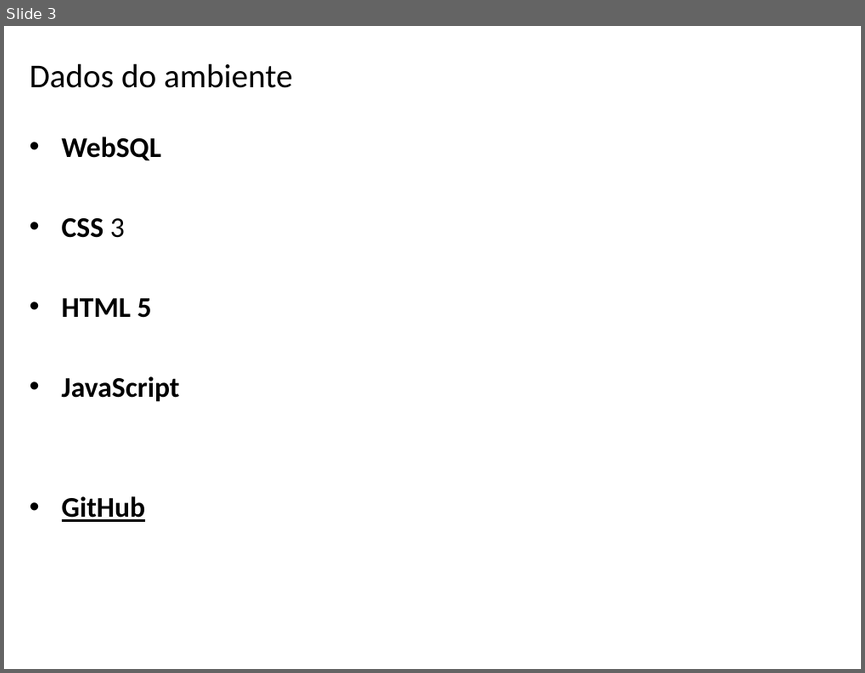
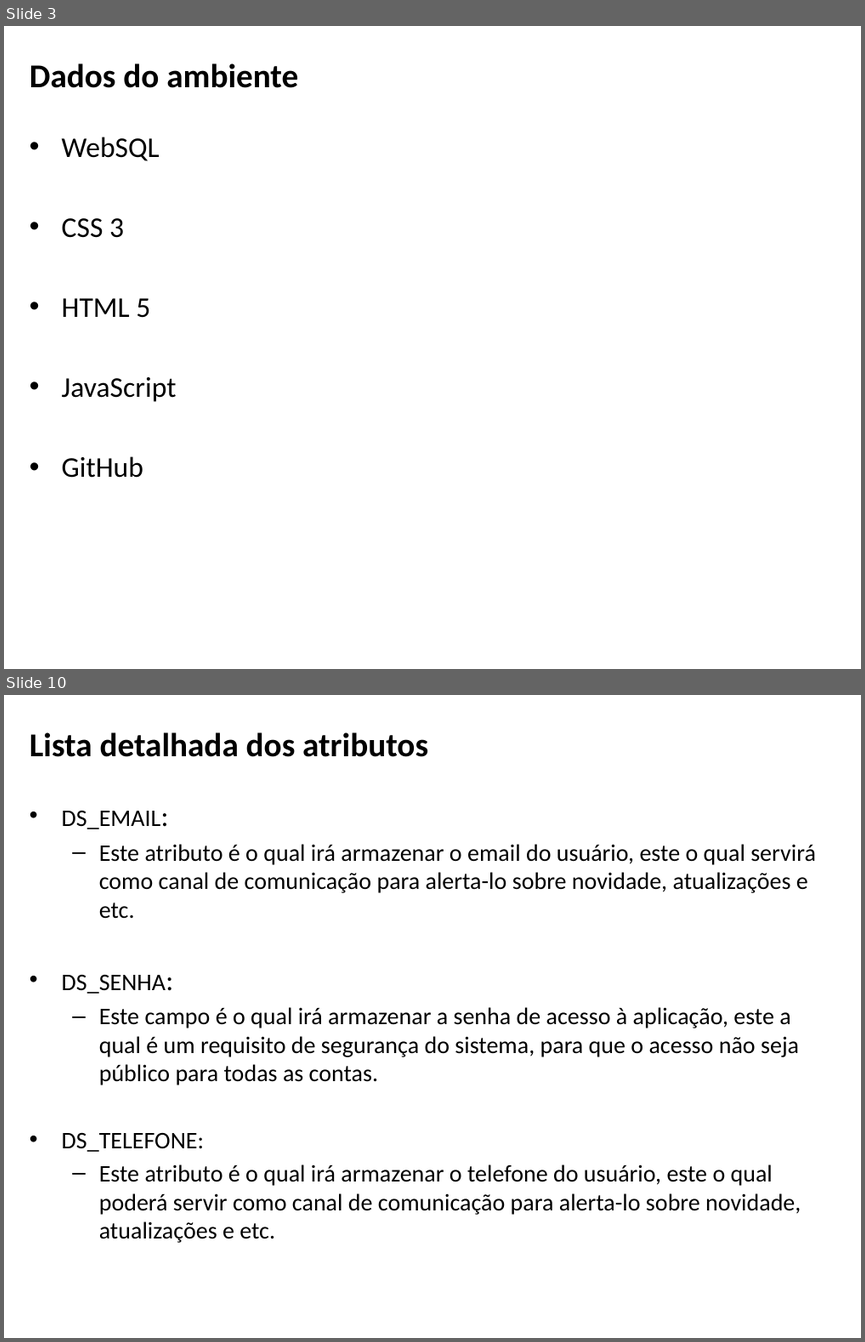
Before and after one commit to EDU23800/BSI4_PI4_CRUD_HTML, a slide deck: apresentação_fase_1.pptx. Shown one above the other, each under a label of ours: slide 3 before the commit, slides 3 and 10 after it; the slides between them are not shown. The pictures are 865x673 and 865x1342 pixels, drawn with LibreOffice and Linux fonts; fonts in the diff are those of the drawing; background and template pictures are left out. Boxes give left, top, right and bottom in pixels: in the first picture for what was removed or moved away, otherwise in the second. Text is boxed around its words. In the diff, an @@ line names an element or a change of style, - is before the commit and + after.

```diff
--- a/apresentação_fase_1.pptx
+++ b/apresentação_fase_1.pptx
@@ slide 10 added at (4,695,861,1338), background picture (left out) @@
@@ title added at (30,732,428,757), 28 pt, text #000000, bold @@
+Lista detalhada dos atributos
@@ text added at (62,810,816,1242), 20 pt, text #000000 @@
+• DS_EMAIL:
+  – Este atributo é o qual irá armazenar o email do usuário, este o qual servirá como canal de comunicação para alerta-lo sobre novidade, atualizações e etc.
+• DS_SENHA:
+  – Este campo é o qual irá armazenar a senha de acesso à aplicação, este a qual é um requisito de segurança do sistema, para que o acesso não seja público para todas as contas.
+• DS_TELEFONE:
+  – Este atributo é o qual irá armazenar o telefone do usuário, este o qual poderá servir como canal de comunicação para alerta-lo sobre novidade, atualizações e etc.
@@ slide 3 changed as well @@
@@ title "Dados do ambiente" at (30,63,298,88): bold on @@
@@ text "WebSQL" at (62,136,177,477): bold off; underline off in "GitHub" @@
```
Also in this commit, not shown: 2 other slides changed, 21 other slides added, 1 slide removed, 1 other file.
